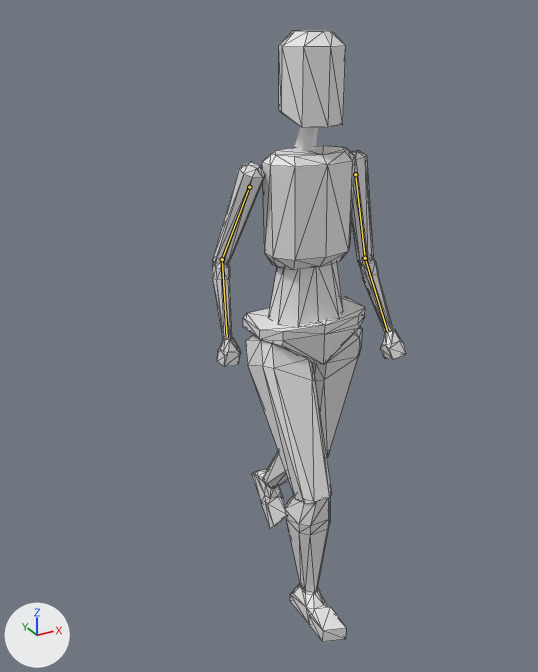
Renders of the glTF model template_psx_charter_2.0_godot_example/animations/template_psx_charter.glb from each side of a commit.
One viewpoint serves both versions: a camera (50 mm lens) standing at (-1.232, -1.981, 2.028) and looking at (-0.08, 0.114, 0.98). Arrows for +X, +Y and +Z are at lower left; the lights stay in place. Both versions are drawn at frame 8 of the action 'walk_legs_only-loop'; the numbers are the values there. The bones that change are drawn over the model as lines. Mesh edges are drawn as thin lines on the coarser meshes.
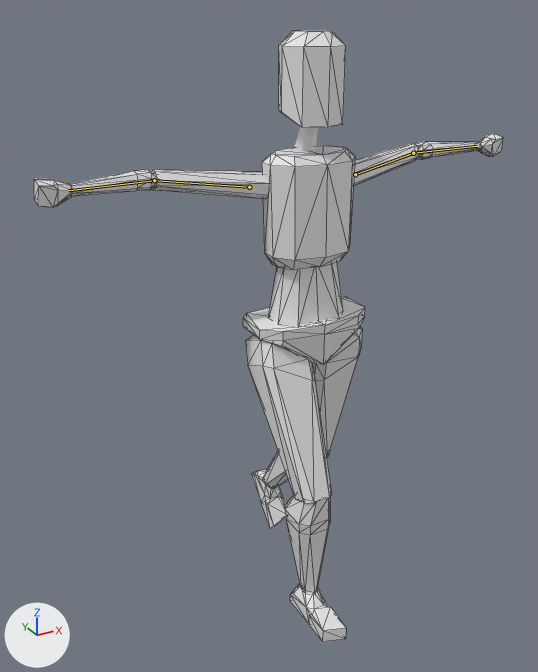
Pixel boxes [x1, y1, x2, y2] of what changed, in the pictures (538 x 672 px):
'Cube.013', posed
    before: [212, 162, 265, 265]
    after: [152, 170, 269, 199]
'Cube.007', posed (191% wider, 63% shorter)
    before: [351, 150, 373, 264]
    after: [354, 144, 420, 185]
'Cube.014', posed
    before: [212, 262, 232, 339]
    after: [71, 170, 156, 196]
'Cube.008', posed
    before: [359, 258, 393, 332]
    after: [416, 142, 481, 159]
'Cube.015', posed (60% wider)
    before: [217, 338, 241, 367]
    after: [34, 179, 73, 207]
'Cube.009', posed (26% shorter)
    before: [381, 329, 406, 359]
    after: [478, 134, 504, 156]
bone 'upper_arm.L', root to tip
    before: (355, 174) to (365, 258)
    after: (355, 174) to (413, 153)
bone 'forearm.L', root to tip
    before: (365, 258) to (387, 331)
    after: (413, 153) to (477, 146)
bone 'upper_arm.R', root to tip
    before: (249, 187) to (222, 259)
    after: (249, 187) to (154, 180)
bone 'forearm.R', root to tip
    before: (222, 259) to (227, 337)
    after: (154, 180) to (68, 190)

Patch to the scene script:
```diff
--- a/template_psx_charter_2.0_godot_example/animations/template_psx_charter.glb.py
+++ b/template_psx_charter_2.0_godot_example/animations/template_psx_charter.glb.py
@@ bone_upper_arm_l @@
 bone_upper_arm_l = bpy.data.objects['metarig'].pose.bones['upper_arm.L']  # child of 'shoulder.L'
-bone_upper_arm_l.rotation_quaternion = (0.741, 0.169, 0.029, -0.65)  # degrees (13, 15, -81)
+bone_upper_arm_l.rotation_quaternion = (0.998, 0.001, 0.04, 0.055)  # degrees (0, 5, 6)
@@ bone_forearm_l @@
 bone_forearm_l = bpy.data.objects['metarig'].pose.bones['forearm.L']  # child of 'upper_arm.L'
-bone_forearm_l.rotation_quaternion = (0.999, 0.043, 0.0, -0.013)  # degrees (5, 0, -2)
+bone_forearm_l.rotation_quaternion = (1.0, -0.016, 0.0, 0.005)  # degrees (-2, 0, 1)
@@ bone_upper_arm_r @@
 bone_upper_arm_r = bpy.data.objects['metarig'].pose.bones['upper_arm.R']  # child of 'shoulder.R'
-bone_upper_arm_r.rotation_quaternion = (0.751, -0.013, -0.205, 0.627)  # degrees (-17, -17, 82)
+bone_upper_arm_r.rotation_quaternion = (0.998, 0.001, -0.04, -0.055)  # degrees (0, -5, -6)
@@ bone_forearm_r @@
 bone_forearm_r = bpy.data.objects['metarig'].pose.bones['forearm.R']  # child of 'upper_arm.R'
-bone_forearm_r.rotation_quaternion = (0.992, 0.119, 0.0, 0.037)  # degrees (14, 0, 4)
+bone_forearm_r.rotation_quaternion = (1.0, -0.016, 0.0, -0.005)  # degrees (-2, 0, -1)
```
